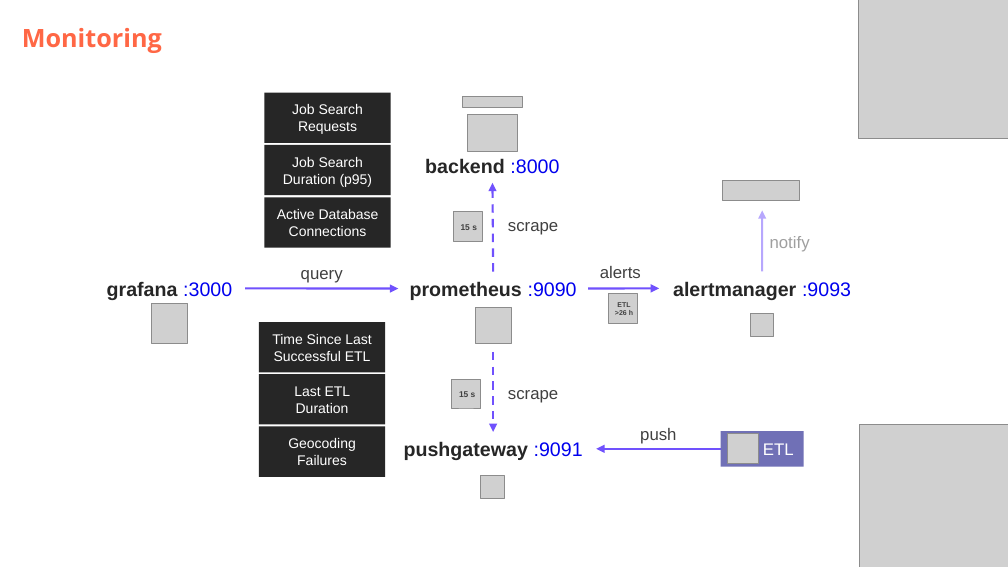
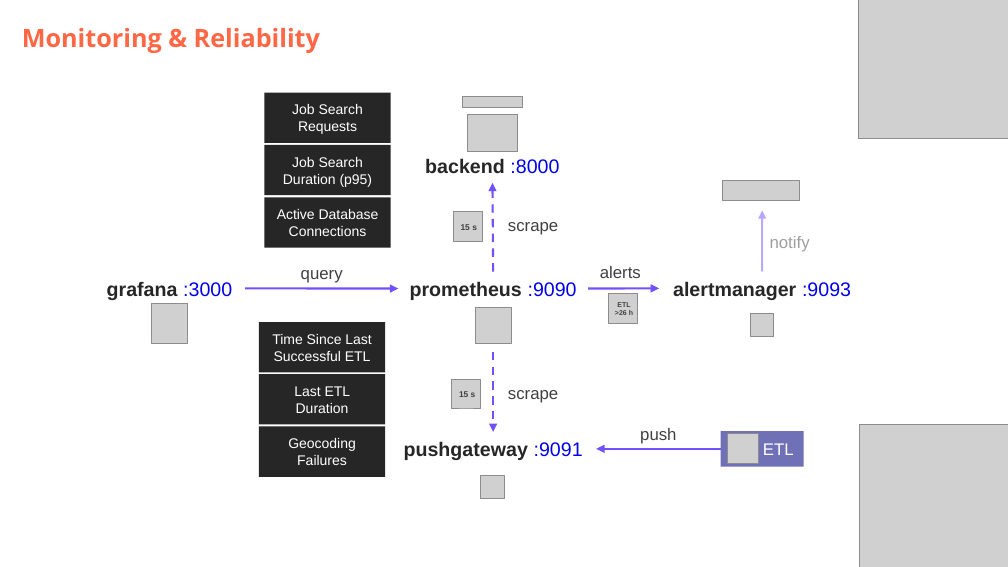
Before and after one commit to DataScientest-Studio/jun26bde-job-market, a slide deck: slide 10 of docs/defence/Defence.pptx (slide 8 before the commit). Drawn at 1008x567 pixels with LibreOffice and Linux fonts; fonts in the diff are those of the drawing; grey boxes stand for pictures; background and template pictures are left out. Boxes give left, top, right and bottom in pixels: in the first picture for what was removed or moved away, otherwise in the second. Text is boxed around its words. In the diff, an @@ line names an element or a change of style, - is before the commit and + after.

```diff
--- a/docs/defence/Defence.pptx
+++ b/docs/defence/Defence.pptx
@@ subtitle at [22, 28, 320, 53]: text changed @@
-Monitoring
+Monitoring & Reliability
```
Also in this commit, not shown: 3 other slides changed, 7 slides added, 2 slides removed, 8 other files.
